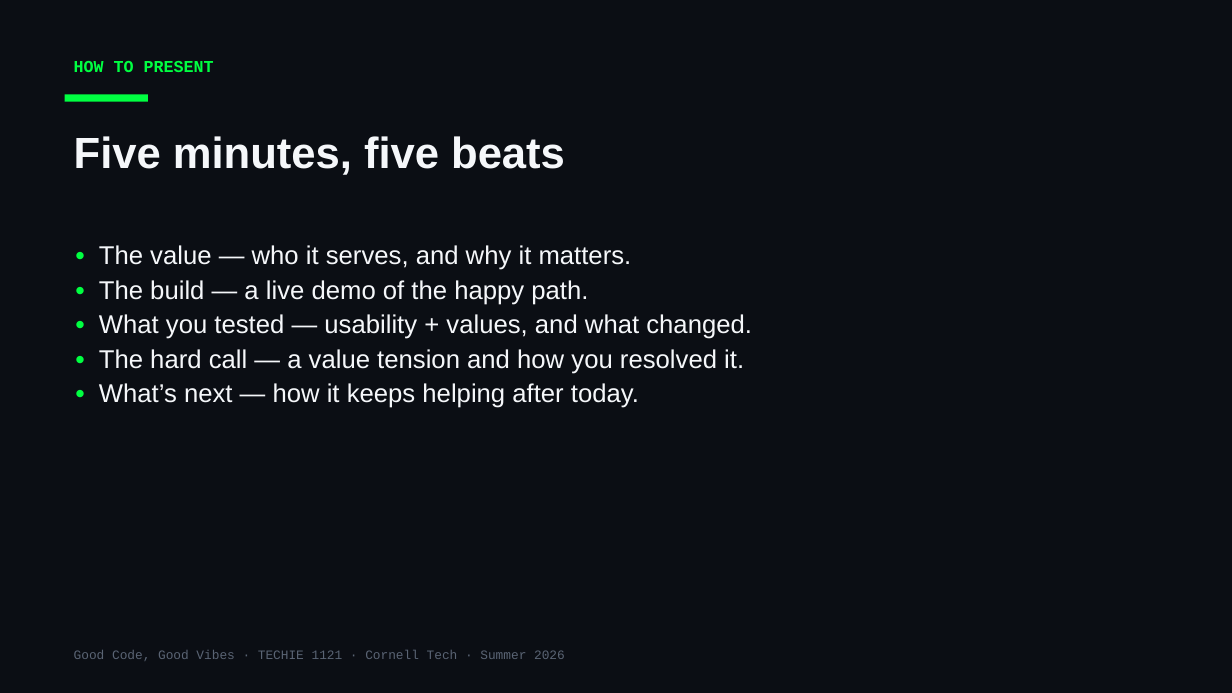
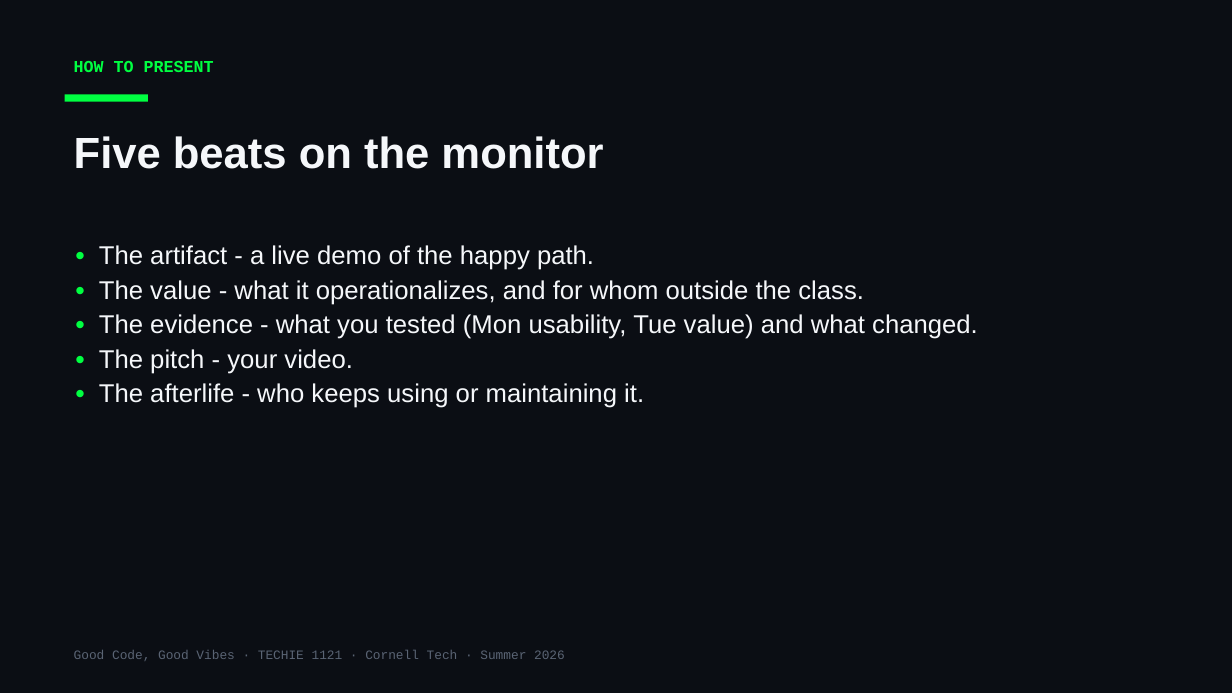
Before and after one commit to Cornell-Tech-Vibe-Coding-Summer-2026/website, a slide deck: slide 6 of slides/Week3-Thu-Final-Presentations.pptx (slide 3 before the commit). Drawn at 1232x693 pixels with LibreOffice and Linux fonts; fonts in the diff are those of the drawing. Boxes give left, top, right and bottom in pixels: in the first picture for what was removed or moved away, otherwise in the second. Text is boxed around its words. In the diff, an @@ line names an element or a change of style, - is before the commit and + after.

```diff
--- a/slides/Week3-Thu-Final-Presentations.pptx
+++ b/slides/Week3-Thu-Final-Presentations.pptx
@@ text at bbox=[74, 136, 603, 169]: text changed @@
-Five minutes, five beats
+Five beats on the monitor
@@ text at bbox=[99, 245, 978, 408]: text changed @@
-• The value — who it serves, and why it matters.
-• The build — a live demo of the happy path.
-• What you tested — usability + values, and what changed.
-• The hard call — a value tension and how you resolved it.
-• What’s next — how it keeps helping after today.
+• The artifact - a live demo of the happy path.
+• The value - what it operationalizes, and for whom outside the class.
+• The evidence - what you tested (Mon usability, Tue value) and what changed.
+• The pitch - your video.
+• The afterlife - who keeps using or maintaining it.
```
Also in this commit, not shown: 4 other slides changed, 5 slides added, 1 slide removed, 5 other files.
